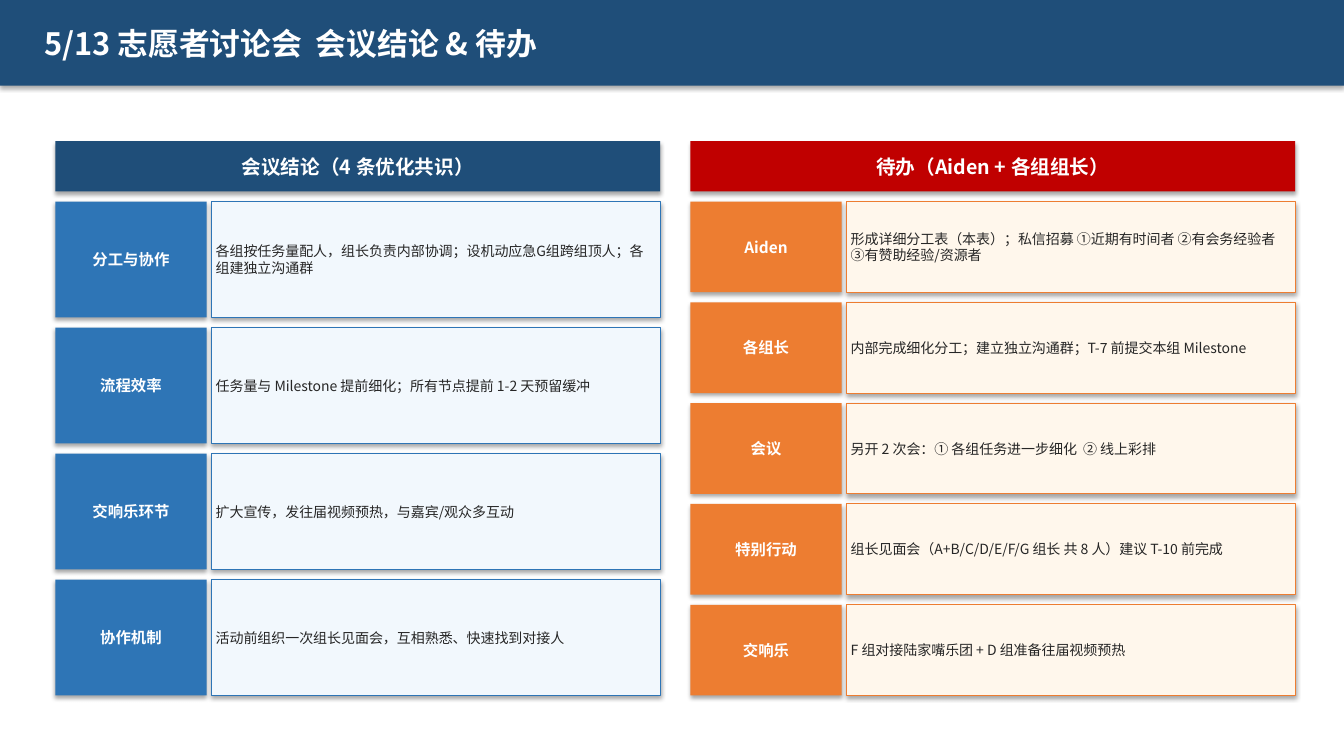
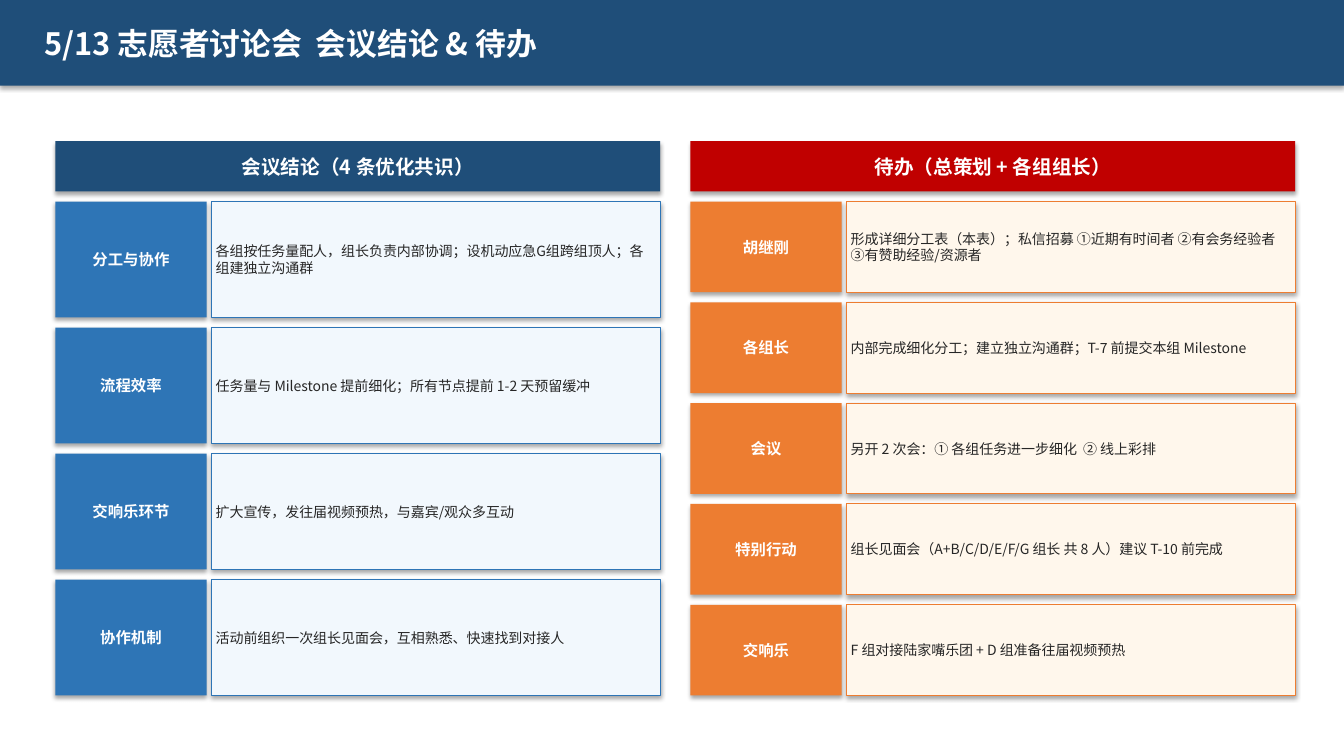
Before and after one commit to hujigang2010-maker/AIDEN, a slide deck: slide 19 of 2026峰会_志愿者分工方案.pptx (slide 18 before the commit). Drawn at 1344x756 pixels with LibreOffice and Linux fonts; fonts in the diff are those of the drawing. Boxes give left, top, right and bottom in pixels: in the first picture for what was removed or moved away, otherwise in the second. Text is boxed around its words. In the diff, an @@ line names an element or a change of style, - is before the commit and + after.

```diff
--- a/2026峰会_志愿者分工方案.pptx
+++ b/2026峰会_志愿者分工方案.pptx
@@ text in rectangle at (874,157,1111,176): text changed @@
-待办（Aiden + 各组组长）
+待办（总策划 + 各组组长）
@@ text in rectangle at (743,237,789,257): text changed @@
-Aiden
+胡继刚
```
Also in this commit, not shown: 14 other slides changed, 1 slide added, 2 other files.
